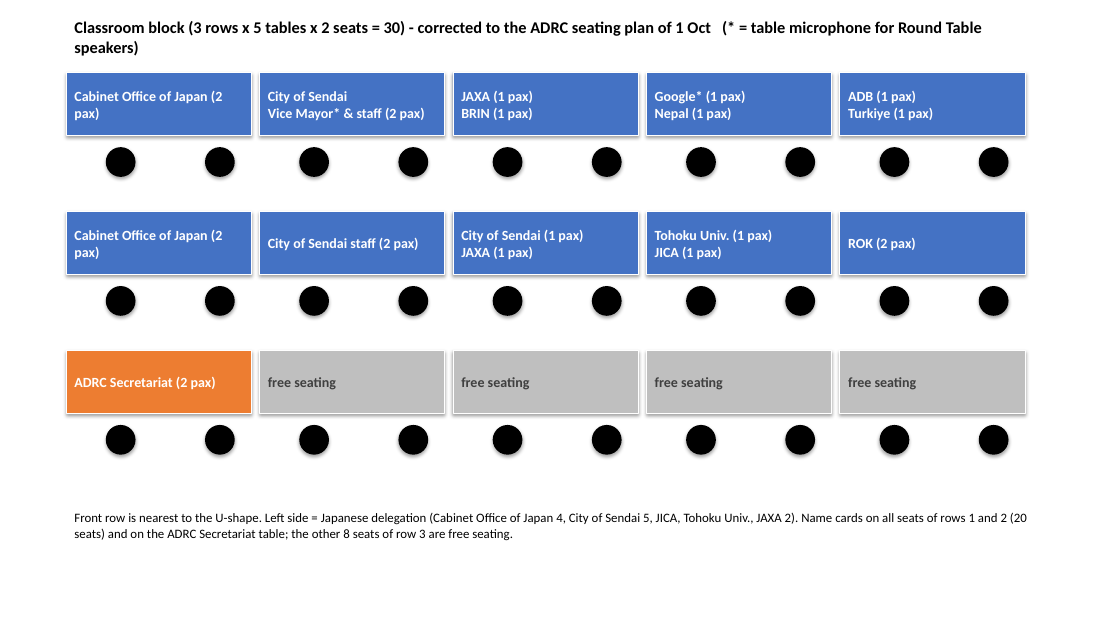
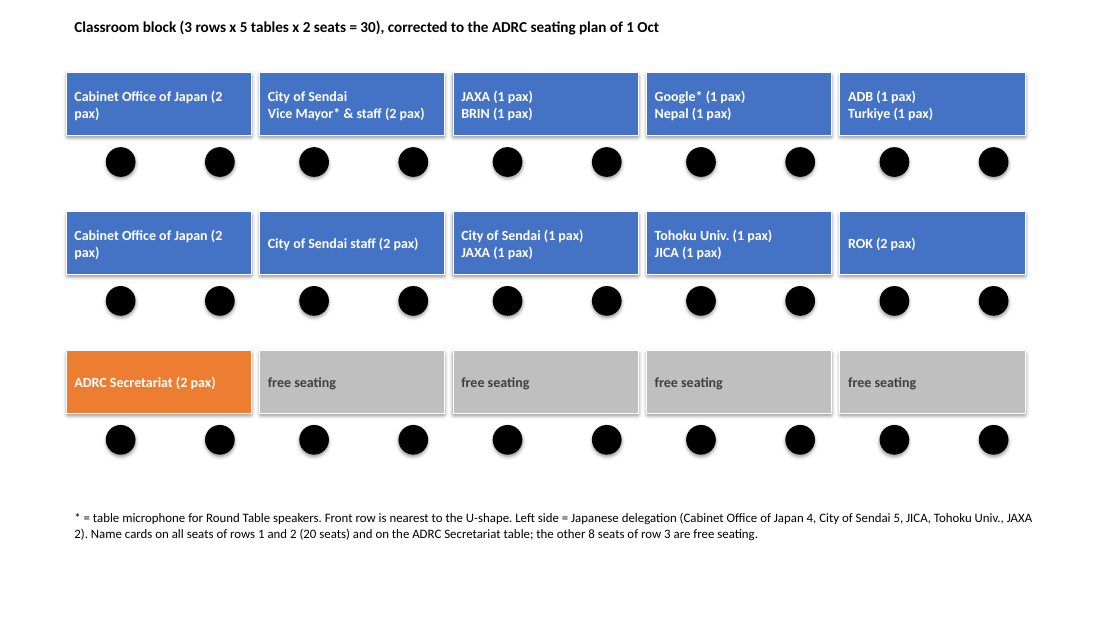
Before and after one commit to kochobi-max/whatsmap, a slide deck: slide 1 of reports/acdr2026_staff_deployment/ACDR2026_Classroom_block_1Oct_corrected.pptx. Drawn at 1120x630 pixels with LibreOffice and Linux fonts; fonts in the diff are those of the drawing. Boxes give left, top, right and bottom in pixels: in the first picture for what was removed or moved away, otherwise in the second. Text is boxed around its words. In the diff, an @@ line names an element or a change of style, - is before the commit and + after.

```diff
--- a/reports/acdr2026_staff_deployment/ACDR2026_Classroom_block_1Oct_corrected.pptx
+++ b/reports/acdr2026_staff_deployment/ACDR2026_Classroom_block_1Oct_corrected.pptx
@@ text at [74, 21, 659, 35]: text changed; size 14 to 13 pt @@
-Classroom block (3 rows x 5 tables x 2 seats = 30) - corrected to the ADRC seating plan of 1 Oct (* = table microphone for Round Table speakers)
+Classroom block (3 rows x 5 tables x 2 seats = 30), corrected to the ADRC seating plan of 1 Oct
@@ text at [74, 513, 1032, 541]: text changed @@
-Front row is nearest to the U-shape. Left side = Japanese delegation (Cabinet Office of Japan 4, City of Sendai 5, JICA, Tohoku Univ., JAXA 2). Name cards on all seats of rows 1 and 2 (20 seats) and on the ADRC Secretariat table; the other 8 seats of row 3 are free seating.
+* = table microphone for Round Table speakers. Front row is nearest to the U-shape. Left side = Japanese delegation (Cabinet Office of Japan 4, City of Sendai 5, JICA, Tohoku Univ., JAXA 2). Name cards on all seats of rows 1 and 2 (20 seats) and on the ADRC Secretariat table; the other 8 seats of row 3 are free seating.
```
Also in this commit, not shown: 1 other file.
